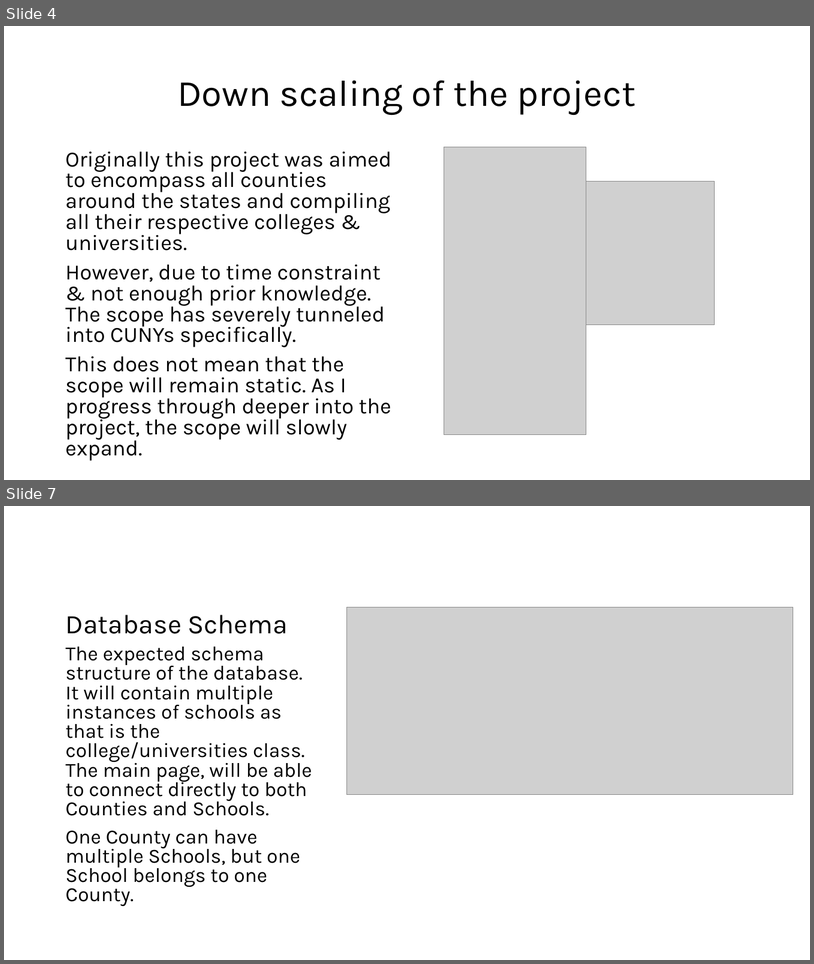
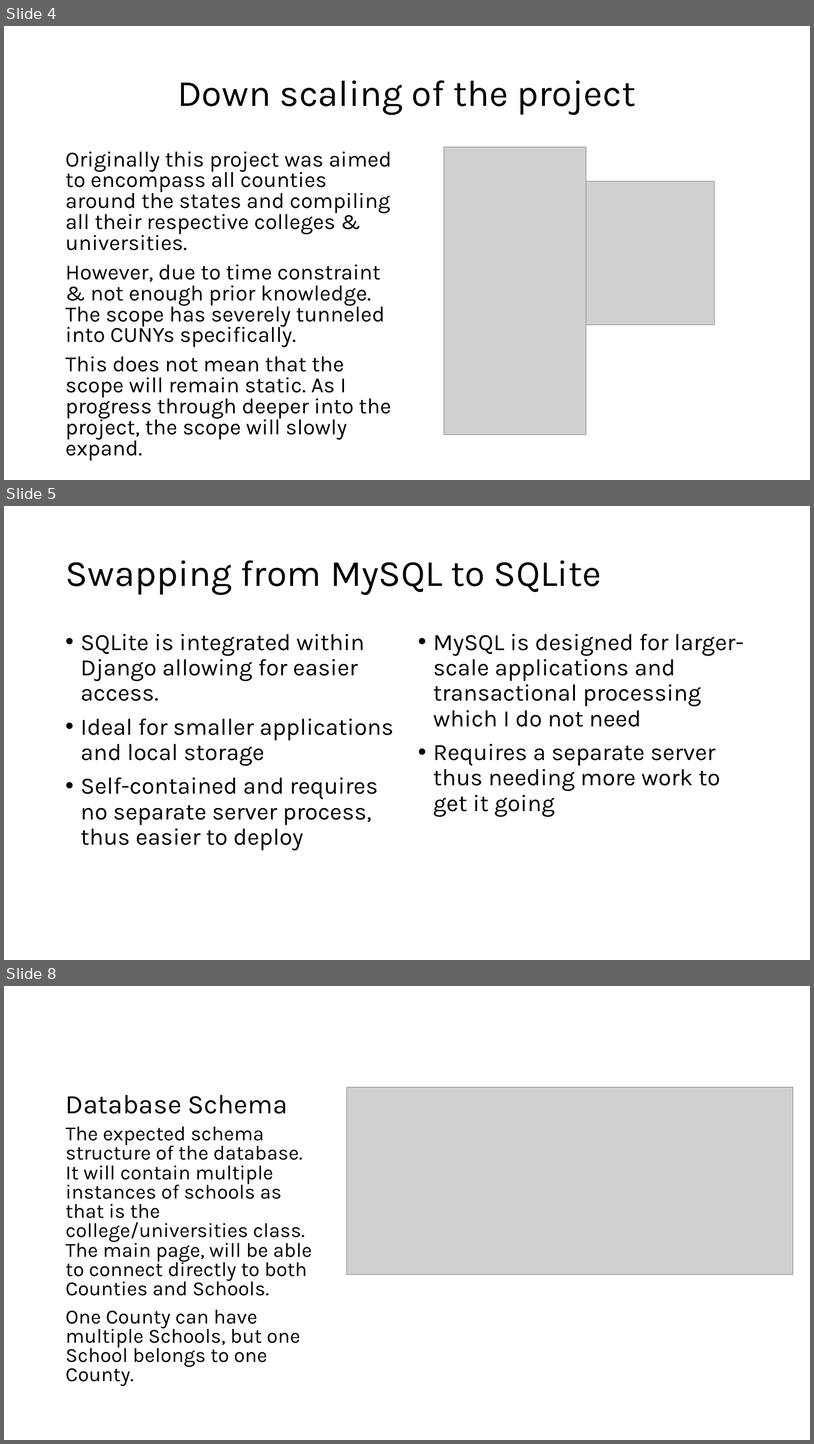
Before and after one commit to anthony2421/cisc4900-anthony2421-vc1a, a slide deck: Progress documentations/CISC 4900 - Diagram.pptx. Shown one above the other, each under a label of ours: slides 4 and 7 before the commit, slides 4, 5 and 8 after it; the slides between them are not shown. The pictures are 814x964 and 814x1444 pixels, drawn with LibreOffice and Linux fonts; fonts in the diff are those of the drawing; grey boxes stand for pictures. Boxes give left, top, right and bottom in pixels: in the first picture for what was removed or moved away, otherwise in the second. Text is boxed around its words. In the diff, an @@ line names an element or a change of style, - is before the commit and + after.

```diff
--- a/Progress documentations/CISC 4900 - Diagram.pptx
+++ b/Progress documentations/CISC 4900 - Diagram.pptx
@@ slide 5 added at <box>4,506,810,960</box>, background #FFFFFF @@
@@ title added at <box>65,560,602,595</box>, 44 pt, text #000000 @@
+Swapping from MySQL to SQLite
@@ text added at <box>81,634,394,850</box>, 28 pt, text #000000 @@
+• SQLite is integrated within Django allowing for easier access.
+• Ideal for smaller applications and local storage
+• Self-contained and requires no separate server process, thus easier to deploy
@@ text added at <box>434,634,744,817</box>, 28 pt, text #000000 @@
+• MySQL is designed for larger-scale applications and transactional processing which I do not need
+• Requires a separate server thus needing more work to get it going
@@ what was slide 7 is now slide 8 @@
```
Also in this commit, not shown: 8 slides changed, 14 other slides added.
